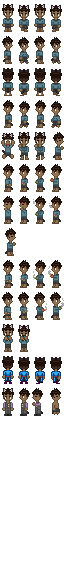
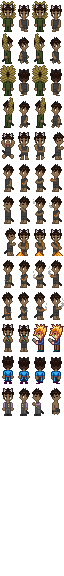
Layer changes from the first (64, 576) image to the second:
removed group "Group 10" (1 layers) over [left=0, top=1, right=64, bottom=414]
painted on "Smoke" over [left=2, top=209, right=64, bottom=414]
added group "Spirit's Eve" with 4 layers in group "All" over [left=0, top=1, right=64, bottom=414]
showed "Sunflower", moved it into group "Spirit's Eve", painted on it over [left=0, top=1, right=64, bottom=414]
hid group "Shirts" (5 layers) over [left=0, top=1, right=64, bottom=414]
painted on "Winter" over [left=0, top=1, right=64, bottom=352]
painted on "Black Tank" over [left=0, top=1, right=64, bottom=414]
"Black Shorts": opacity 98% → 100%, painted on it over [left=0, top=1, right=64, bottom=352]
moved "Tail" into group "Sprites", painted on it over [left=0, top=1, right=64, bottom=414]
painted on "7-Walk L" over [left=0, top=1, right=62, bottom=128]
painted on "20-Smoke [Hold Blunt1]" over [left=0, top=65, right=62, bottom=190]
painted on "26-Smoke [Exhale1]" over [left=3, top=97, right=63, bottom=286]
added layer "Broom" in group "Row 8-Kissing" over [left=16, top=146, right=63, bottom=256]
added layer "20-Sweep1" in group "Row 8-Kissing" over [left=0, top=1, right=64, bottom=414]
added layer "21-Sweep2" in group "Row 8-Kissing" over [left=0, top=1, right=64, bottom=414]
added layer "22-Sweep3" in group "Row 8-Kissing" over [left=0, top=1, right=64, bottom=414]
painted on "28-Smoke [Raise0]" over [left=4, top=179, right=63, bottom=286]
showed "Sam.png", moved it into group "Row 11-EatEdible", painted on it over [left=2, top=307, right=64, bottom=414]
painted on "47-Walk L" over [left=2, top=307, right=64, bottom=414]
painted on "Wedding Outfit" over [left=2, top=307, right=64, bottom=414]
